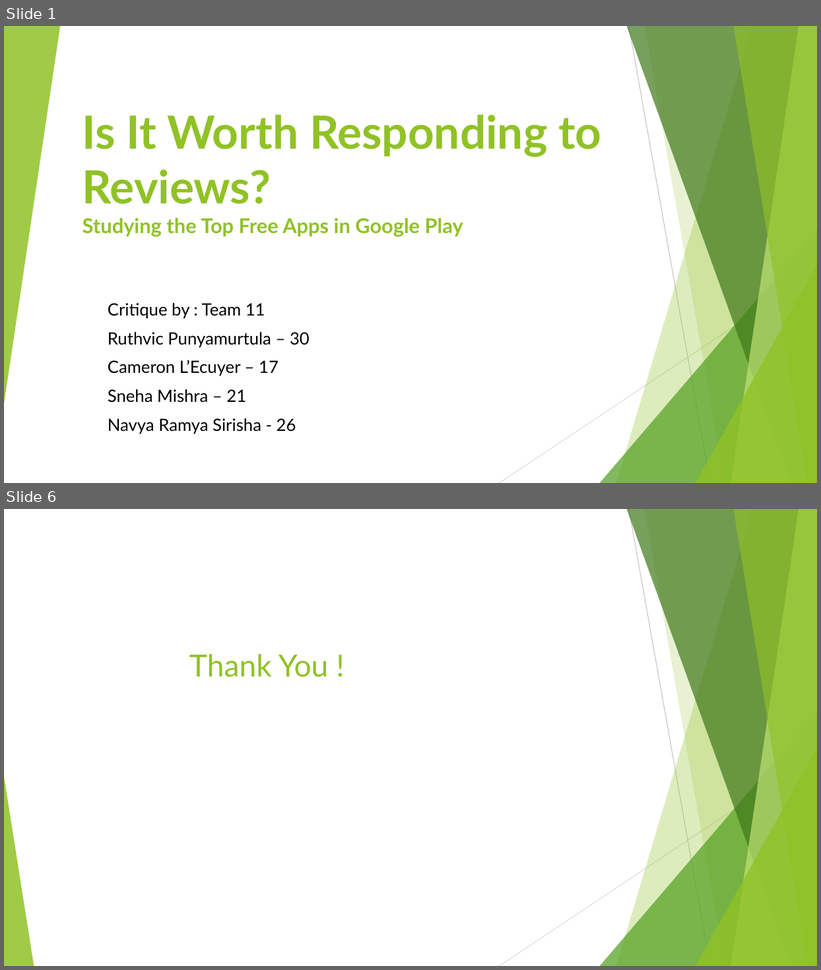
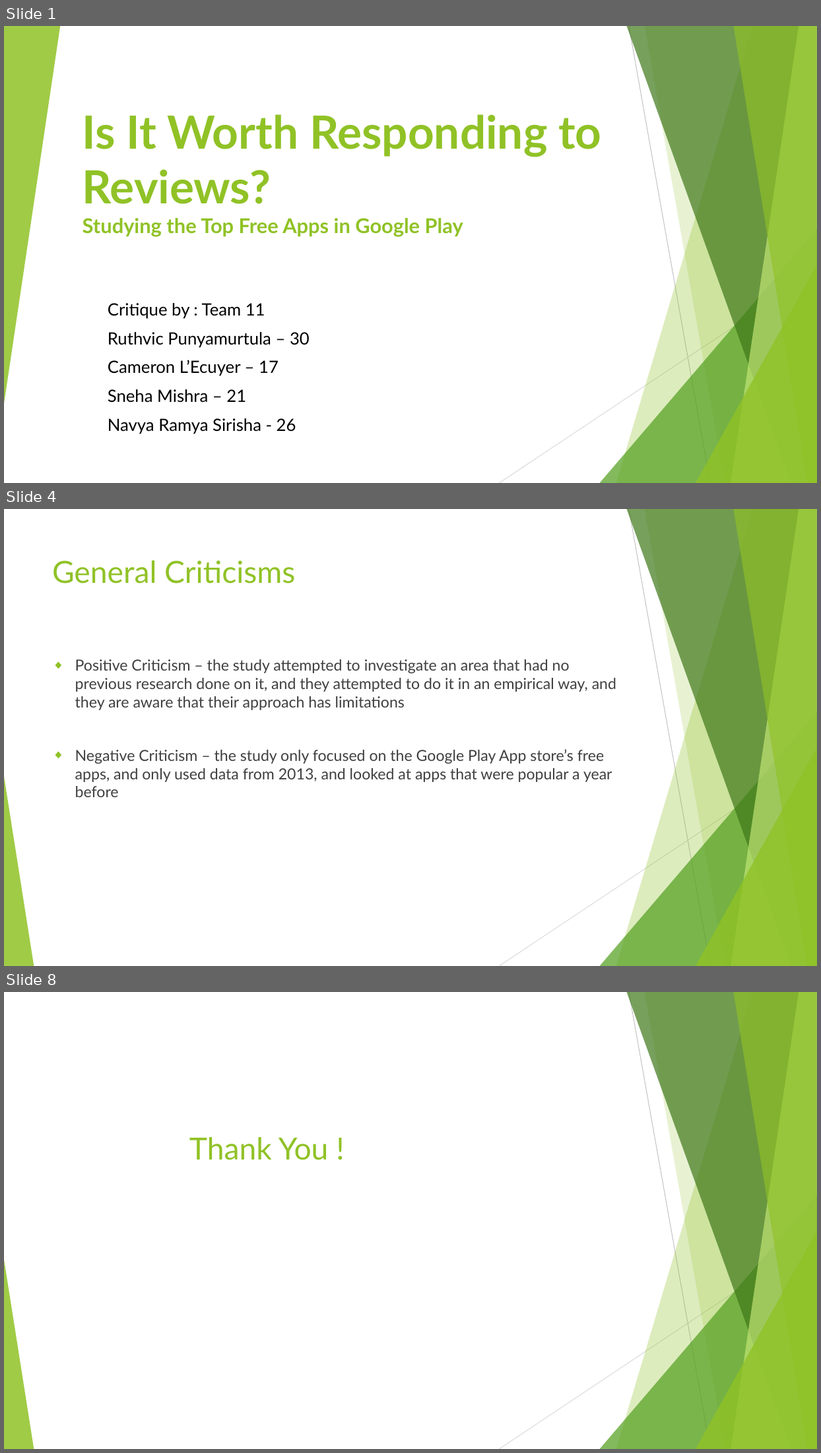
Before and after one commit to Ruthvicp/CS5551_Team_11_Project, a slide deck: Documentation/Critique/Critique.pptx. Shown one above the other, each under a label of ours: slides 1 and 6 before the commit, slides 1, 4 and 8 after it; the slides between them are not shown. The pictures are 821x970 and 821x1453 pixels, drawn with LibreOffice and Linux fonts; fonts in the diff are those of the drawing. Boxes give left, top, right and bottom in pixels: in the first picture for what was removed or moved away, otherwise in the second. Text is boxed around its words. In the diff, an @@ line names an element or a change of style, - is before the commit and + after.

```diff
--- a/Documentation/Critique/Critique.pptx
+++ b/Documentation/Critique/Critique.pptx
@@ slide 4 added at (x1=4, y1=509, x2=817, y2=966), background #FFFFFF; not listed: 10 template elements that a slide beside it also shows @@
@@ title added at (x1=52, y1=560, x2=295, y2=584), 36 pt, text #90C226 @@
+General Criticisms
@@ text added at (x1=75, y1=659, x2=616, y2=797), 18 pt, text #404040 @@
+◆ Positive Criticism – the study attempted to investigate an area that had no previous research done on it, and they attempted to do it in an empirical way, and they are aware that their approach has limitations
+◆ Negative Criticism – the study only focused on the Google Play App store’s free apps, and only used data from 2013, and looked at apps that were popular a year before
@@ what was slide 6 is now slide 8 @@
```
Also in this commit, not shown: 1 slide changed, 4 other slides added, 3 slides removed.
